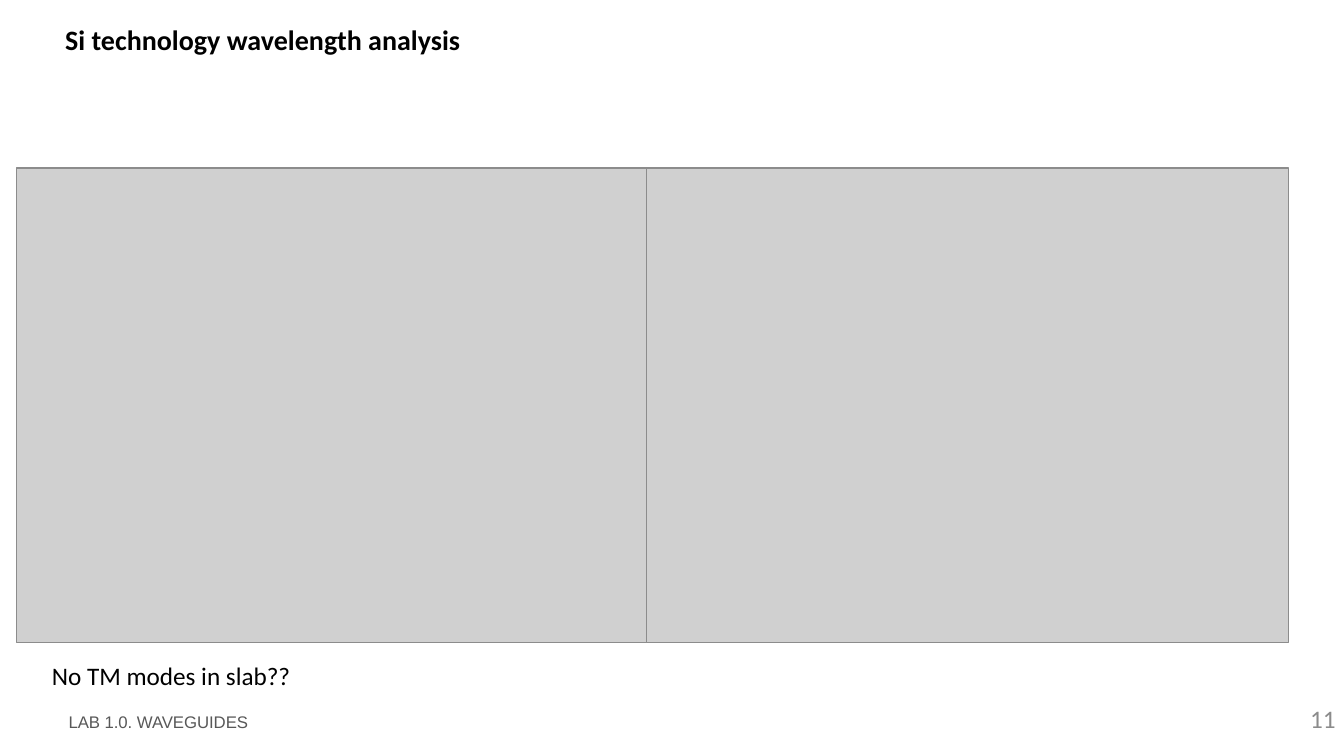
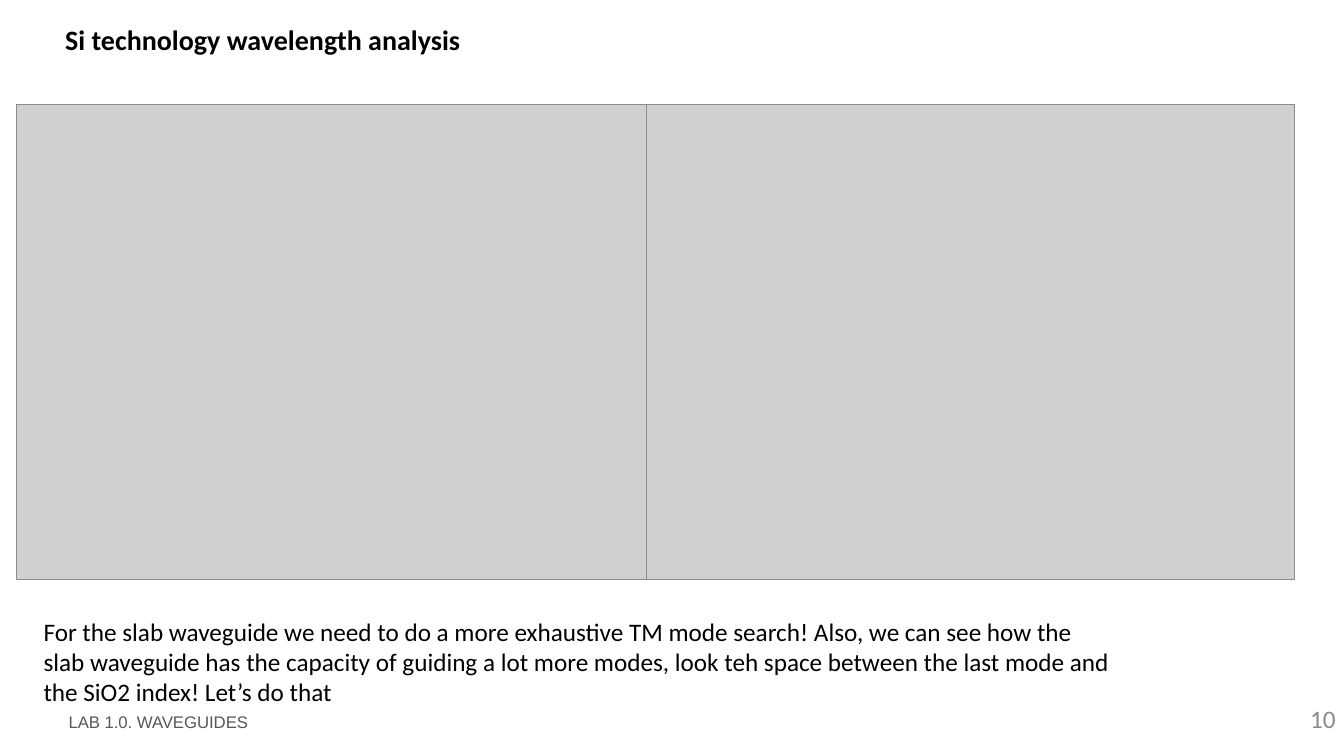
Before and after one commit to DBAEASE/pic-upv-lab1, a slide deck: slide 10 of LabBook_10.pptx (slide 11 before the commit). Drawn at 1344x756 pixels with LibreOffice and Linux fonts; fonts in the diff are those of the drawing; grey boxes stand for pictures; background and template pictures are left out. Boxes give left, top, right and bottom in pixels: in the first picture for what was removed or moved away, otherwise in the second. Text is boxed around its words. In the diff, an @@ line names an element or a change of style, - is before the commit and + after.

```diff
--- a/LabBook_10.pptx
+++ b/LabBook_10.pptx
@@ picture: place and size @@
-picture at (17, 168, 647, 643)
+picture at (17, 104, 647, 579)
@@ picture: place and size @@
-picture at (638, 168, 1289, 643)
+picture at (644, 104, 1295, 579)
@@ text at (44, 623, 1109, 702): text changed @@
-No TM modes in slab??
+For the slab waveguide we need to do a more exhaustive TM mode search! Also, we can see how the slab waveguide has the capacity of guiding a lot more modes, look teh space between the last mode and the SiO2 index! Let’s do that
@@ page number at (1310, 712, 1336, 728): text changed @@
-11
+10
```
Also in this commit, not shown: 4 other slides changed, 1 slide removed, 1 other file.
